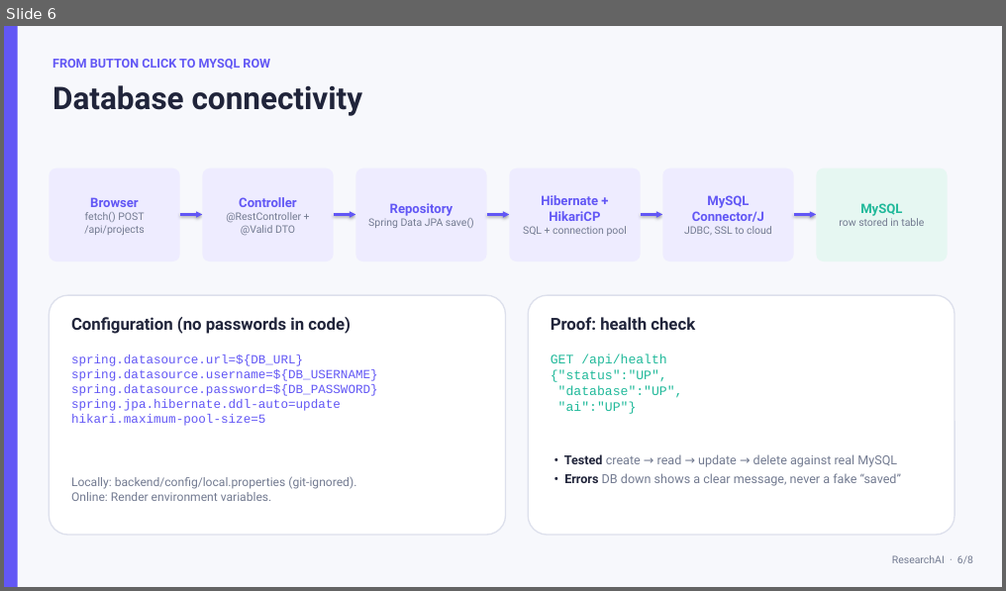
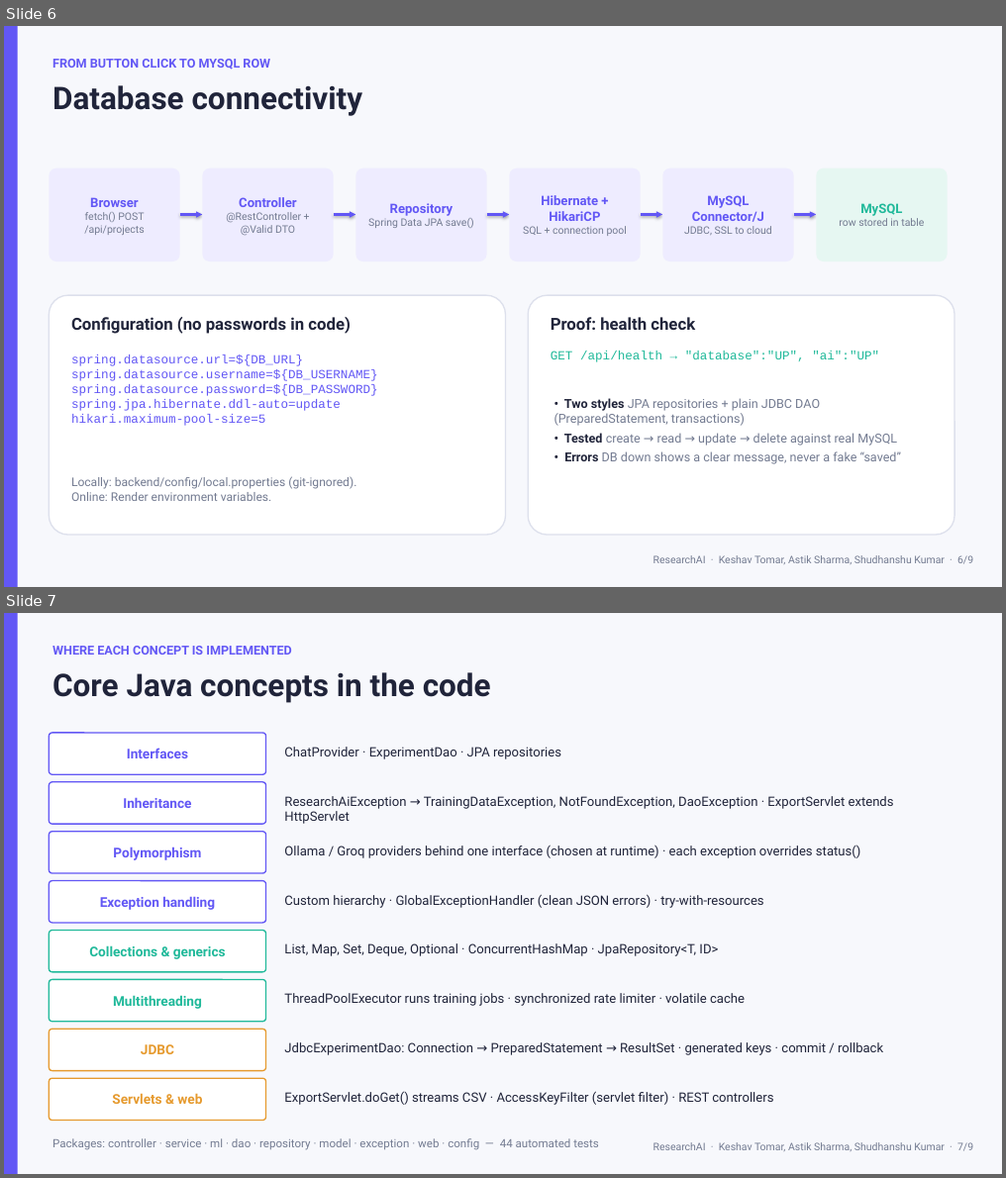
Before and after one commit to keshavtomar1606-gif/AI_Research_Plateform, a slide deck: docs/presentation/ResearchAI_Review1.pptx. Shown one above the other, each under a label of ours: slide 6 before the commit, slides 6 and 7 after it. The pictures are 1006x591 and 1006x1178 pixels, drawn with LibreOffice and Linux fonts; fonts in the diff are those of the drawing. Boxes give left, top, right and bottom in pixels: in the first picture for what was removed or moved away, otherwise in the second. Text is boxed around its words. In the diff, an @@ line names an element or a change of style, - is before the commit and + after.

```diff
--- a/docs/presentation/ResearchAI_Review1.pptx
+++ b/docs/presentation/ResearchAI_Review1.pptx
@@ slide 7 added at [4,613,1002,1174], background #F7F8FC @@
@@ rectangle added at [4,613,18,1174], fill #6257F5 @@
@@ text added at [53,646,292,655], 12 pt, text #6257F5, bold @@
+WHERE EACH CONCEPT IS IMPLEMENTED
@@ text added at [53,672,491,703], 30 pt, text #20243A, bold @@
+Core Java concepts in the code
@@ rounded rectangle added at [49,733,266,774], fill #FFFFFF, outline #6257F5 1.25 pt, 13 pt, text #6257F5, bold @@
+Interfaces
@@ text added at [284,747,561,760], 12.5 pt, text #20243A @@
+ChatProvider · ExperimentDao · JPA repositories
@@ rounded rectangle added at [49,782,266,824], fill #FFFFFF, outline #6257F5 1.25 pt, 13 pt, text #6257F5, bold @@
+Inheritance
@@ text added at [284,796,894,824], 12.5 pt, text #20243A @@
+ResearchAiException → TrainingDataException, NotFoundException, DaoException · ExportServlet extends HttpServlet
@@ rounded rectangle added at [49,832,266,873], fill #FFFFFF, outline #6257F5 1.25 pt, 13 pt, text #6257F5, bold @@
+Polymorphism
@@ text added at [284,845,860,859], 12.5 pt, text #20243A @@
+Ollama / Groq providers behind one interface (chosen at runtime) · each exception overrides status()
@@ rounded rectangle added at [49,881,266,923], fill #FFFFFF, outline #6257F5 1.25 pt, 13 pt, text #6257F5, bold @@
+Exception handling
@@ text added at [284,894,763,908], 12.5 pt, text #20243A @@
+Custom hierarchy · GlobalExceptionHandler (clean JSON errors) · try-with-resources
@@ rounded rectangle added at [49,931,266,972], fill #FFFFFF, outline #20B99A 1.25 pt, 13 pt, text #20B99A, bold @@
+Collections & generics
@@ text added at [284,944,718,957], 12.5 pt, text #20243A @@
+List, Map, Set, Deque, Optional · ConcurrentHashMap · JpaRepository<T, ID>
@@ rounded rectangle added at [49,980,266,1022], fill #FFFFFF, outline #20B99A 1.25 pt, 13 pt, text #20B99A, bold @@
+Multithreading
@@ text added at [284,993,745,1006], 12.5 pt, text #20243A @@
+ThreadPoolExecutor runs training jobs · synchronized rate limiter · volatile cache
@@ rounded rectangle added at [49,1029,266,1071], fill #FFFFFF, outline #E69A2E 1.25 pt, 13 pt, text #E69A2E, bold @@
+JDBC
@@ text added at [284,1043,883,1056], 12.5 pt, text #20243A @@
+JdbcExperimentDao: Connection → PreparedStatement → ResultSet · generated keys · commit / rollback
@@ rounded rectangle added at [49,1078,266,1121], fill #FFFFFF, outline #E69A2E 1.25 pt, 13 pt, text #E69A2E, bold @@
+Servlets & web
@@ text added at [284,1091,773,1105], 12.5 pt, text #20243A @@
+ExportServlet.doGet() streams CSV · AccessKeyFilter (servlet filter) · REST controllers
@@ text added at [53,1139,599,1151], 11 pt, text #737B91 @@
+Packages: controller · service · ml · dao · repository · model · exception · web · config — 44 automated tests
@@ text added at [653,1143,973,1152], 10 pt, text #737B91 @@
+ResearchAI · Keshav Tomar, Astik Sharma, Shudhanshu Kumar · 7/9
@@ slide 6 changed as well @@
@@ text at [550,351,879,363]: text changed; size 12.5 to 12 pt @@
-GET /api/health
-{"status":"UP",
-"database":"UP",
-"ai":"UP"}
+GET /api/health → "database":"UP", "ai":"UP"
@@ text "• Two styles JPA repositories ...": place and size @@
-text "• Two styles JPA repositories ..." at [564,455,901,486]
+text "• Two styles JPA repositories ..." at [554,398,901,465]
@@ text at [554,398,820,426]: paragraph added @@
+• Two styles JPA repositories + plain JDBC DAO (PreparedStatement, transactions)
@@ text at [653,556,973,565]: text changed @@
-ResearchAI · 6/8
+ResearchAI · Keshav Tomar, Astik Sharma, Shudhanshu Kumar · 6/9
```
Also in this commit, not shown: 7 other slides changed.
